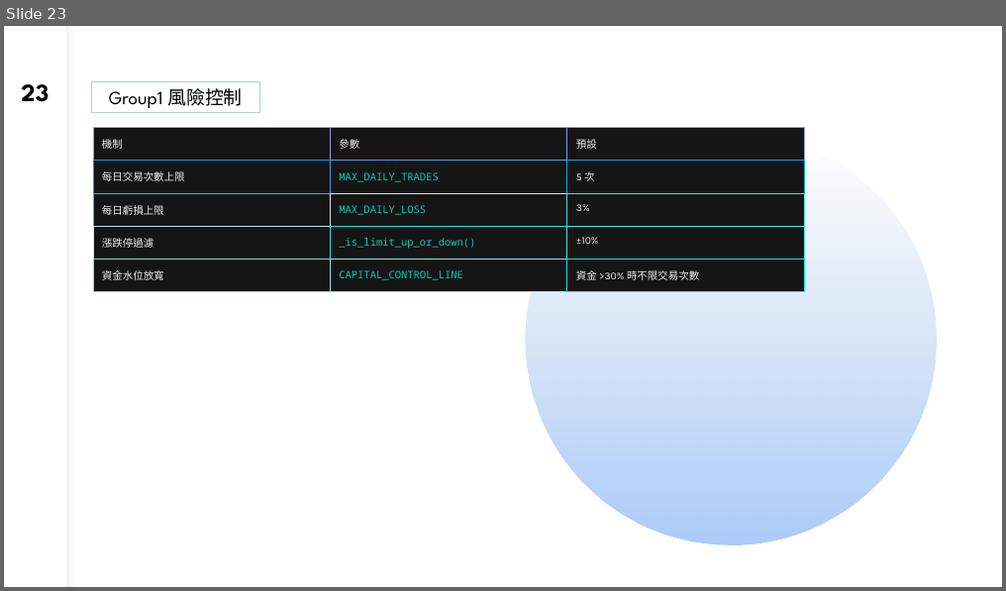
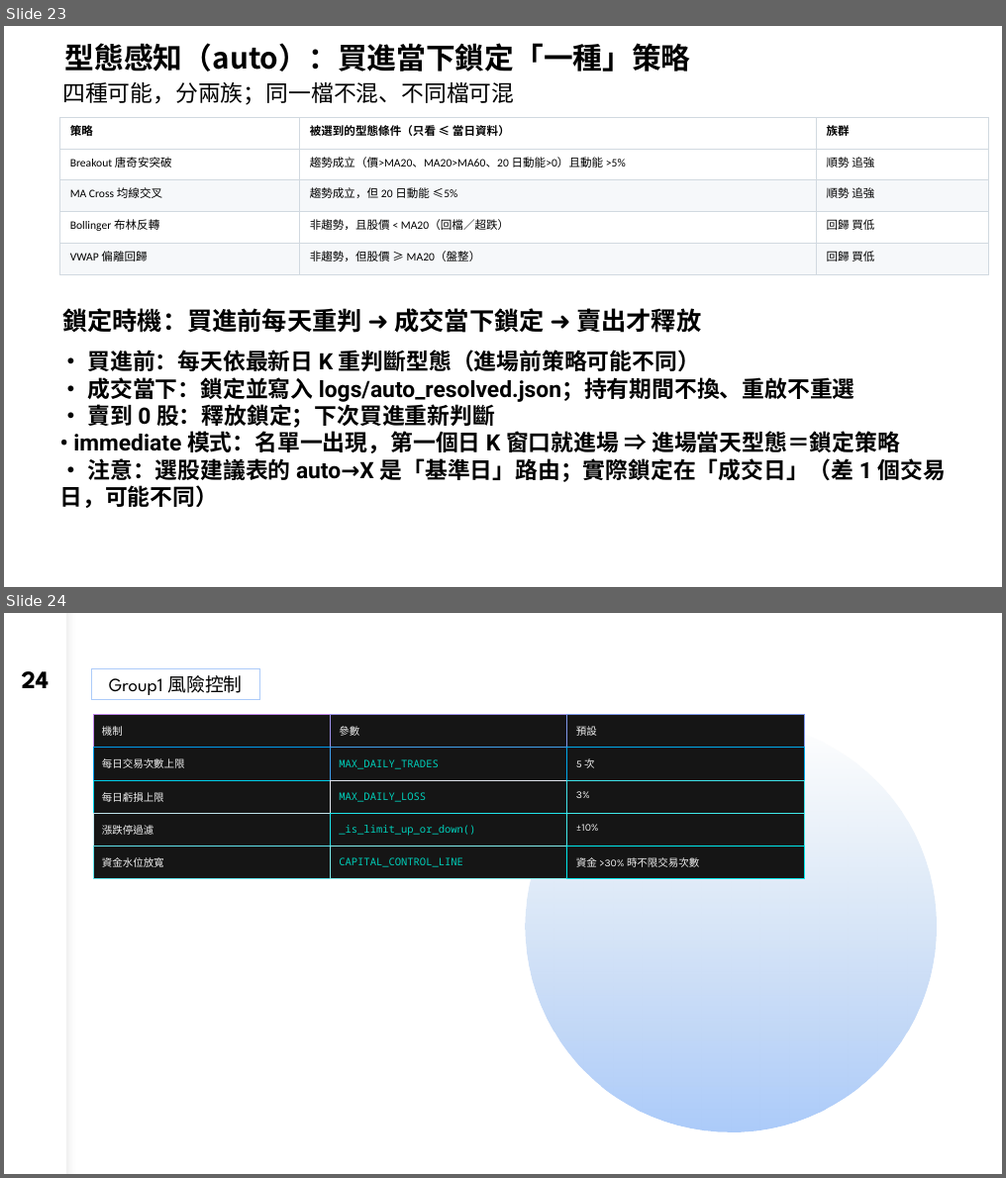
Before and after one commit to dinchentech/tw-selfselect, a slide deck: plans/ppt/TW-SELFSELECT台股買賣自動化系統-W4-講稿版.pptx. Shown one above the other, each under a label of ours: slide 23 before the commit, slides 23 and 24 after it. The pictures are 1006x591 and 1006x1178 pixels, drawn with LibreOffice and Linux fonts; fonts in the diff are those of the drawing. Boxes give left, top, right and bottom in pixels: in the first picture for what was removed or moved away, otherwise in the second. Text is boxed around its words. In the diff, an @@ line names an element or a change of style, - is before the commit and + after.

Commit message:
說明 auto 策略的鎖定時機與兩族關係（策略說明＋W4 新頁）
- 策略說明 §6.2 新增「順勢族 vs 回歸族：同一檔不混、不同檔可混」：
  四種策略的型態條件、同檔只會落在一族、不同檔可同時有兩族（以 2026-10-23 名單為例）
- §6.3 補「建議表的 auto→X 是基準日路由；實際在成交日鎖定（差 1 個交易日）」
- W4 新增一頁「型態感知（auto）：買進當下鎖定一種策略」：四策略對照表、
  鎖定／釋放時機、immediate 模式差異、建議日 vs 成交日提醒（含講稿）
- W4 頁數 26 → 27，README 同步

```diff
--- a/plans/ppt/TW-SELFSELECT台股買賣自動化系統-W4-講稿版.pptx
+++ b/plans/ppt/TW-SELFSELECT台股買賣自動化系統-W4-講稿版.pptx
@@ slide 23 added at (4, 26, 1002, 587), background #FFFFFF @@
@@ text added at (65, 43, 691, 72), 28.3 pt, text #000000, bold @@
+型態感知（auto）：買進當下鎖定「一種」策略
@@ text added at (62, 82, 514, 105), 21.7 pt, text #000000 @@
+四種可能，分兩族；同一檔不混、不同檔可混
@@ table added at (60, 117, 988, 274), 5 rows, 3 columns @@
+策略 | 被選到的型態條件（只看 ≤ 當日資料） | 族群
+Breakout 唐奇安突破 | 趨勢成立（價>MA20、MA20>MA60、20 日動能>0）且動能 >5% | 順勢 追強
+MA Cross 均線交叉 | 趨勢成立，但 20 日動能 ≤5% | 順勢 追強
+Bollinger 布林反轉 | 非趨勢，且股價 < MA20（回檔／超跌） | 回歸 買低
+VWAP 偏離回歸 | 非趨勢，但股價 ≥ MA20（盤整） | 回歸 買低
@@ text added at (62, 308, 701, 333), 24 pt, text #000000, bold @@
+鎖定時機：買進前每天重判 ➜ 成交當下鎖定 ➜ 賣出才釋放
@@ text added at (60, 350, 945, 508), 21.7 pt, text #000000, bold @@
+• 買進前：每天依最新日 K 重判斷型態（進場前策略可能不同）
+• 成交當下：鎖定並寫入 logs/auto_resolved.json；持有期間不換、重啟不重選
+• 賣到 0 股：釋放鎖定；下次買進重新判斷
+• immediate 模式：名單一出現，第一個日 K 窗口就進場 ⇒ 進場當天型態＝鎖定策略
+• 注意：選股建議表的 auto→X 是「基準日」路由；實際鎖定在「成交日」（差 1 個交易日，可能不同）
@@ what was slide 23 is now slide 24 @@
@@ page number at (22, 671, 50, 688): text changed @@
-23
+24
```
Also in this commit, not shown: 3 other files.
